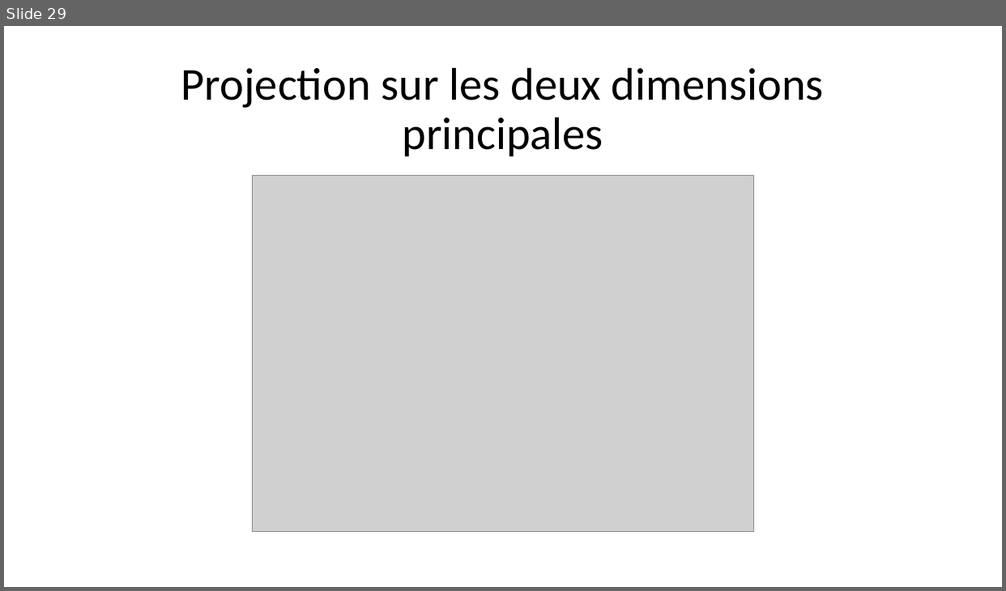
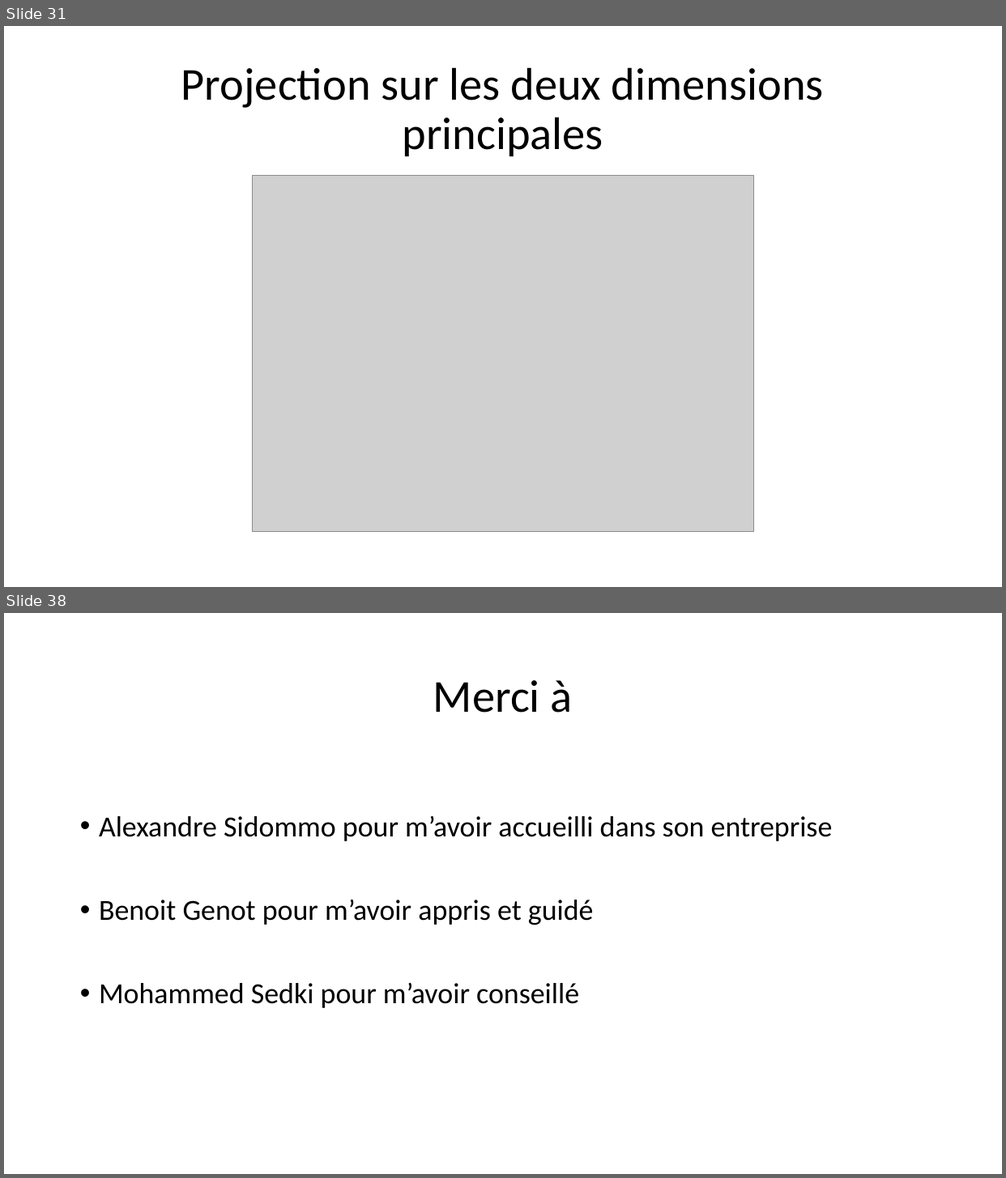
Before and after one commit to morganscao/Projet8, a slide deck: Rapport/P8 - Présentation.pptx. Shown one above the other, each under a label of ours: slide 29 before the commit, slides 31 and 38 after it; the slides between them are not shown. The pictures are 1006x591 and 1006x1178 pixels, drawn with LibreOffice and Linux fonts; fonts in the diff are those of the drawing; grey boxes stand for pictures. Boxes give left, top, right and bottom in pixels: in the first picture for what was removed or moved away, otherwise in the second. Text is boxed around its words. In the diff, an @@ line names an element or a change of style, - is before the commit and + after.

```diff
--- a/Rapport/P8 - Présentation.pptx
+++ b/Rapport/P8 - Présentation.pptx
@@ slide 38 added at <box>4,613,1002,1174</box>, background #FFFFFF @@
@@ title added at <box>433,680,573,713</box>, 44 pt, text #000000 @@
+Merci à
@@ text added at <box>99,816,833,1008</box>, 28 pt, text #000000 @@
+• Alexandre Sidommo pour m’avoir accueilli dans son entreprise
+• Benoit Genot pour m’avoir appris et guidé
+• Mohammed Sedki pour m’avoir conseillé
@@ what was slide 29 is now slide 31 @@
```
Also in this commit, not shown: 14 slides changed, 4 other slides added, 4 slides removed.
